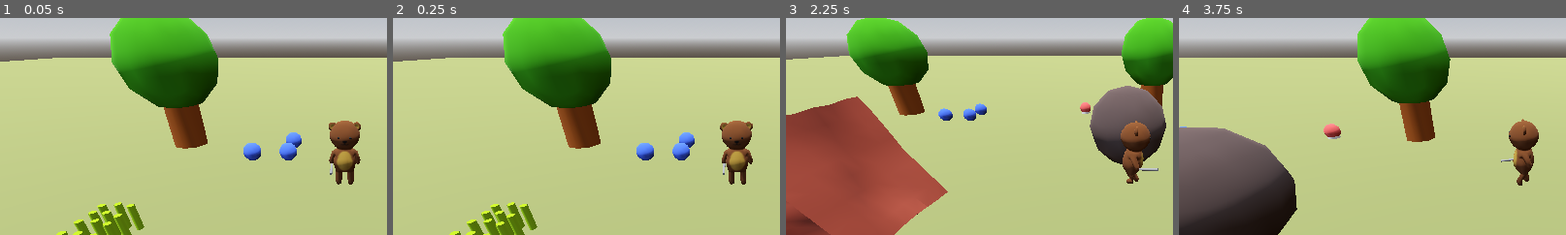
Above: before the commit, frames 1-4 (left to right).
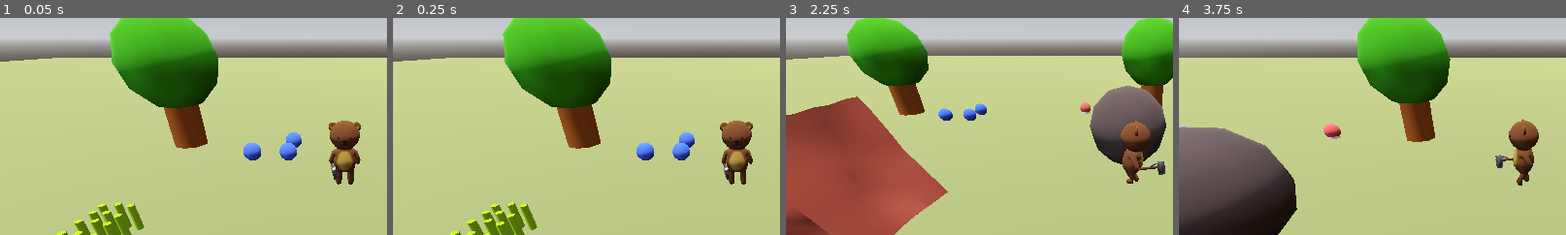
Above: after the commit, the same moments.

Repository: CodeRecode/gdwild85
Game: Godot game, scene res://world.tscn
Same seed, same stepped clock (60 frames per second), same inputs: the game is played once before the commit and once after it.
Inputs:
- Up to frame 1 (0.05 s): no input
- Up to frame 2 (0.25 s): no input
- Up to frame 3 (2.25 s): tap Enter at 0.5 s; hold Right (move_right) 0.53-1.28 s; tap Space (interact) at 0.6, 1.35 s; hold S (move_down) 1.28-2.03 s; hold Right (move_right) from 2.03 s (still down); hold Shift (run_modifier) from 2.03 s (still down)
- Up to frame 4 (3.75 s): tap Space (interact) at 2.3, 2.85, 3.6 s; release Right (move_right) at 2.78 s; release Shift (run_modifier) at 2.78 s; hold W (move_up) 2.78-3.53 s; hold A (move_left) from 3.53 s (still down)
The pictures show only the part of the screen within x 6-55%, y 8-58%; the shares and areas given below are measured in that part.

The runs differ from the first frame. In frame 1, 0.1% of the frame differs, in the area x 85-88%, y 66-75%; in frame 2, 0.1%; in frame 3, 0.2%, in the area x 89-98%, y 66-73%; in frame 4, 0.1%.

Commit message:
Tool art and more anims

Diff:
--- a/characters/player/player.tscn
+++ b/characters/player/player.tscn
@@ -2,19 +2,17 @@
 
 [ext_resource type="Script" uid="uid://2w6duw55c6c5" path="res://characters/player/player.gd" id="1_4flbx"]
 [ext_resource type="PackedScene" uid="uid://bbkbbkvnak3vo" path="res://art/bear.glb" id="2_xxgcw"]
+[ext_resource type="PackedScene" uid="uid://cq8l4caa37f6h" path="res://art/axe.glb" id="3_exd8k"]
+[ext_resource type="PackedScene" uid="uid://cfx6haymn2b16" path="res://art/hammer.glb" id="4_5dc8e"]
+[ext_resource type="PackedScene" uid="uid://dnqeab3x6avhb" path="res://art/sickle.glb" id="5_ixbpm"]
 
 [sub_resource type="CapsuleShape3D" id="CapsuleShape3D_gv5m4"]
 radius = 0.364801
 height = 1.5
 
-[sub_resource type="StandardMaterial3D" id="StandardMaterial3D_fj7yv"]
-albedo_color = Color(1, 0.6425, 0.35, 1)
-
-[sub_resource type="CapsuleMesh" id="CapsuleMesh_tlwt5"]
-
-[sub_resource type="CylinderMesh" id="CylinderMesh_xxgcw"]
-top_radius = 0.1
-bottom_radius = 0.1
+[sub_resource type="CylinderShape3D" id="CylinderShape3D_508ok"]
+height = 1.29303
+radius = 0.458984
 
 [sub_resource type="AnimationNodeAnimation" id="AnimationNodeAnimation_xxgcw"]
 animation = &"Chop"
@@ -81,10 +79,6 @@
 transitions = ["Start", "Idle", SubResource("AnimationNodeStateMachineTransition_c6leb"), "Idle", "Walk", SubResource(" …(558 unchanged characters)…
 graph_offset = Vector2(-311, -204)
 
-[sub_resource type="CylinderShape3D" id="CylinderShape3D_508ok"]
-height = 1.29303
-radius = 0.547363
-
 [node name="CharacterBody3D" type="CharacterBody3D"]
 collision_layer = 0
 script = ExtResource("1_4flbx")
@@ -97,11 +91,6 @@
 [node name="Camera3D" type="Camera3D" parent="."]
 transform = Transform3D(1, 0, 0, 0, 0.866026, 0.5, 0, -0.5, 0.866026, 0, 3, 6)
 size = 10.0
-
-[node name="MeshInstance3D" type="MeshInstance3D" parent="."]
-visible = false
-material_override = SubResource("StandardMaterial3D_fj7yv")
-mesh = SubResource("CapsuleMesh_tlwt5")
 
 [node name="animalchar" parent="." instance=ExtResource("2_xxgcw")]
 transform = Transform3D(0.25, 0, 0, 0, 0.25, 0, 0, 0, 0.25, 0, 0, 0)
@@ -128,15 +117,30 @@
 bones/20/position = Vector3(0.575712, 0.737437, 1.18014)
 bones/20/rotation = Quaternion(0.0157379, 0.703302, 0.710546, -0.0155774)
 
-[node name="BoneAttachment3D" type="BoneAttachment3D" parent="animalchar/Armature/Skeleton3D" index="3"]
+[node name="ToolNode" type="BoneAttachment3D" parent="animalchar/Armature/Skeleton3D" index="3"]
 transform = Transform3D(-0.959254, 0.180511, -0.217363, -0.228735, -0.0445169, 0.97247, 0.165865, 0.982565, 0.0839922, -1.20612, 2.10775, 0.0287514)
 rotation_edit_mode = 1
 bone_name = "Attatch"
 bone_idx = 12
 
-[node name="ToolNode" type="MeshInstance3D" parent="animalchar/Armature/Skeleton3D/BoneAttachment3D"]
-transform = Transform3D(0.979575, 0.201078, -1.86265e-09, -0.200802, 0.978233, 0.0523359, 0.0105236, -0.051267, 0.99863, 0.103015, 0.800615, 0.0233428)
-mesh = SubResource("CylinderMesh_xxgcw")
+[node name="axe" parent="animalchar/Armature/Skeleton3D/ToolNode" instance=ExtResource("3_exd8k")]
+transform = Transform3D(-1, 0, -8.74228e-08, 0, 1, 0, 8.74228e-08, 0, -1, 0, 0.11, 0.055)
+
+[node name="hammer" parent="animalchar/Armature/Skeleton3D/ToolNode" instance=ExtResource("4_5dc8e")]
+transform = Transform3D(1, 0, 0, 0, 1, 0, -1.58325e-08, 7.45058e-09, 1, -0.0151998, 0.107042, 0.119622)
+
+[node name="sickle" parent="animalchar/Armature/Skeleton3D/ToolNode" instance=ExtResource("5_ixbpm")]
+transform = Transform3D(-1, 0, -8.74228e-08, 0, 1, 0, 8.74228e-08, 0, -1, 0, 0.11, 0.055)
+
+[node name="InteractableDetector" type="Area3D" parent="animalchar"]
+transform = Transform3D(8, 0, 0, 0, 8, 0, 0, 0, 8, 0, 0, 0)
+collision_layer = 0
+collision_mask = 2
+monitorable = false
+
+[node name="CollisionShape3D" type="CollisionShape3D" parent="animalchar/InteractableDetector"]
+transform = Transform3D(1, 0, 0, 0, 1, 0, 0, 0, 1, 0, 0.528961, 0.319626)
+shape = SubResource("CylinderShape3D_508ok")
 
 [node name="AnimationTree" type="AnimationTree" parent="."]
 root_node = NodePath("../animalchar")
@@ -144,17 +148,7 @@
 advance_expression_base_node = NodePath("..")
 anim_player = NodePath("../animalchar/AnimationPlayer")
 
-[node name="InteractableDetector" type="Area3D" parent="."]
-transform = Transform3D(2, 0, 0, 0, 2, 0, 0, 0, 2, 0, 0, 0)
-collision_layer = 0
-collision_mask = 2
-monitorable = false
-
-[node name="CollisionShape3D" type="CollisionShape3D" parent="InteractableDetector"]
-transform = Transform3D(1, 0, 0, 0, 1, 0, 0, 0, 1, 0, 0.528961, 0.378449)
-shape = SubResource("CylinderShape3D_508ok")
-
-[connection signal="area_entered" from="InteractableDetector" to="." method="_on_interactable_detector_area_entered"]
-[connection signal="area_exited" from="InteractableDetector" to="." method="_on_interactable_detector_area_exited"]
+[connection signal="area_entered" from="animalchar/InteractableDetector" to="." method="_on_interactable_detector_area_entered"]
+[connection signal="area_exited" from="animalchar/InteractableDetector" to="." method="_on_interactable_detector_area_exited"]
 
 [editable path="animalchar"]
Binary file added: art/axe.glb
Not shown, added: art/axe.glb.import
Binary file changed: art/bear.glb
Binary file added: art/hammer.glb
Not shown, added: art/hammer.glb.import
Binary file added: art/sickle.glb
Not shown, added: art/sickle.glb.import
